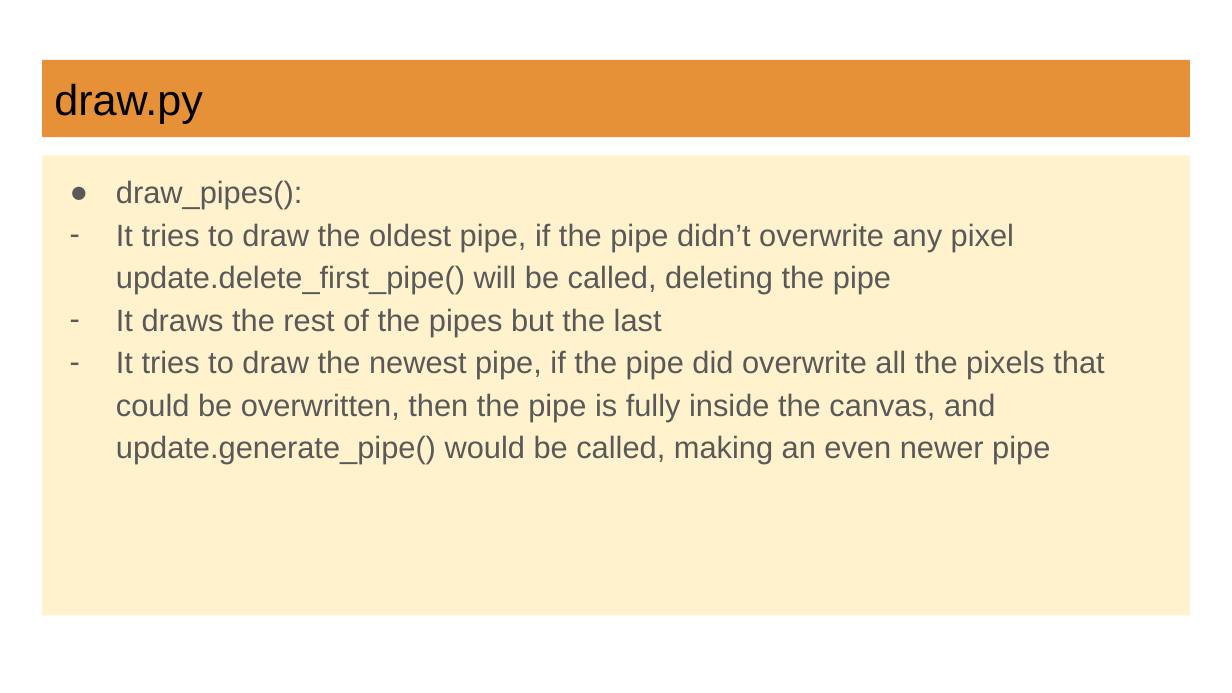
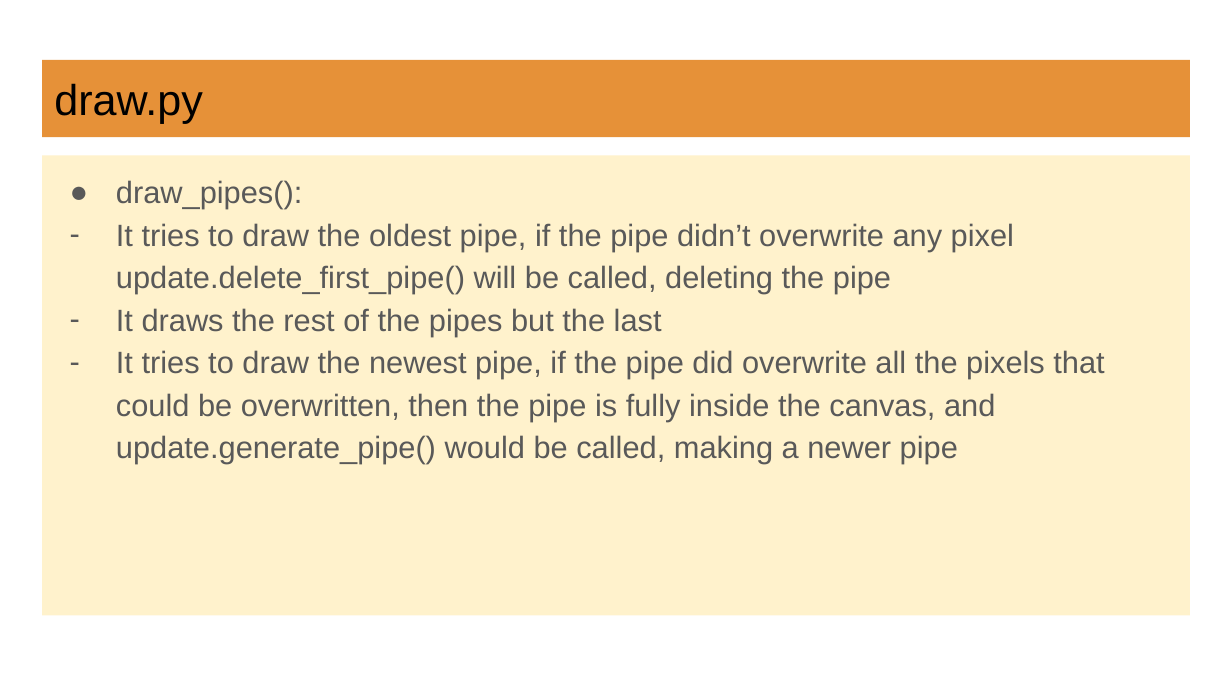
Before and after one commit to Rusomati/flappy_bird, a slide deck: slide 18 of flappy bird documentation.pptx. Drawn at 1232x693 pixels with LibreOffice and Linux fonts; fonts in the diff are those of the drawing. Boxes give left, top, right and bottom in pixels: in the first picture for what was removed or moved away, otherwise in the second. Text is boxed around its words. In the diff, an @@ line names an element or a change of style, - is before the commit and + after.

```diff
--- a/flappy bird documentation.pptx
+++ b/flappy bird documentation.pptx
@@ text at [116,350,1104,464]: text changed @@
-– It tries to draw the newest pipe, if the pipe did overwrite all the pixels that could be overwritten, then the pipe is fully inside the canvas, and update.generate_pipe() would be called, making an even newer pipe
+– It tries to draw the newest pipe, if the pipe did overwrite all the pixels that could be overwritten, then the pipe is fully inside the canvas, and update.generate_pipe() would be called, making a newer pipe
```
Also in this commit, not shown: 23 other slides changed, 1 other file.
